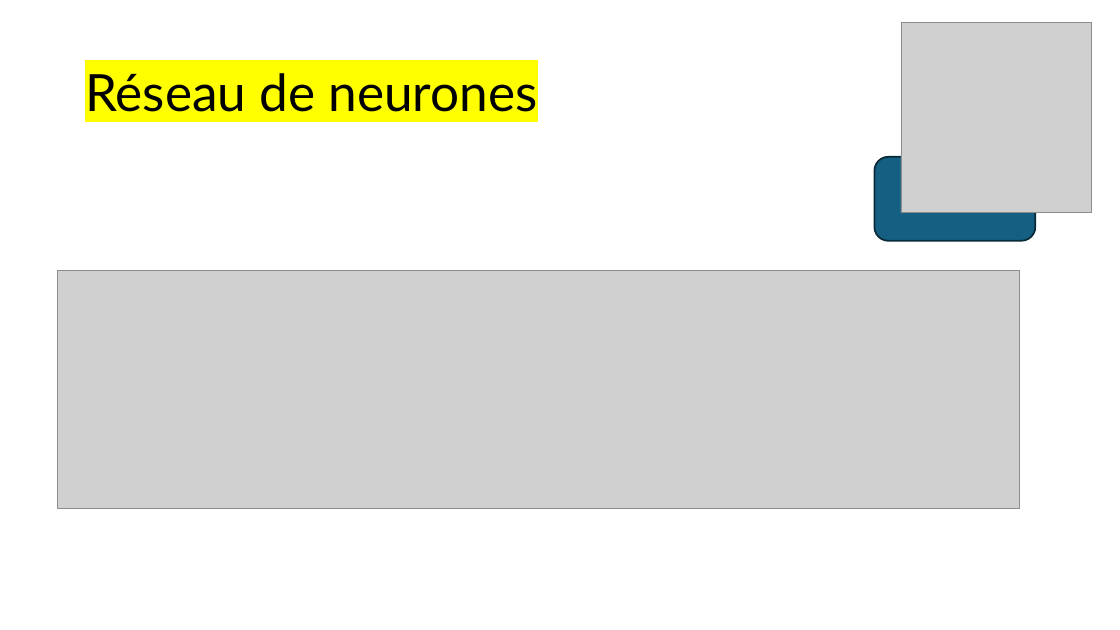
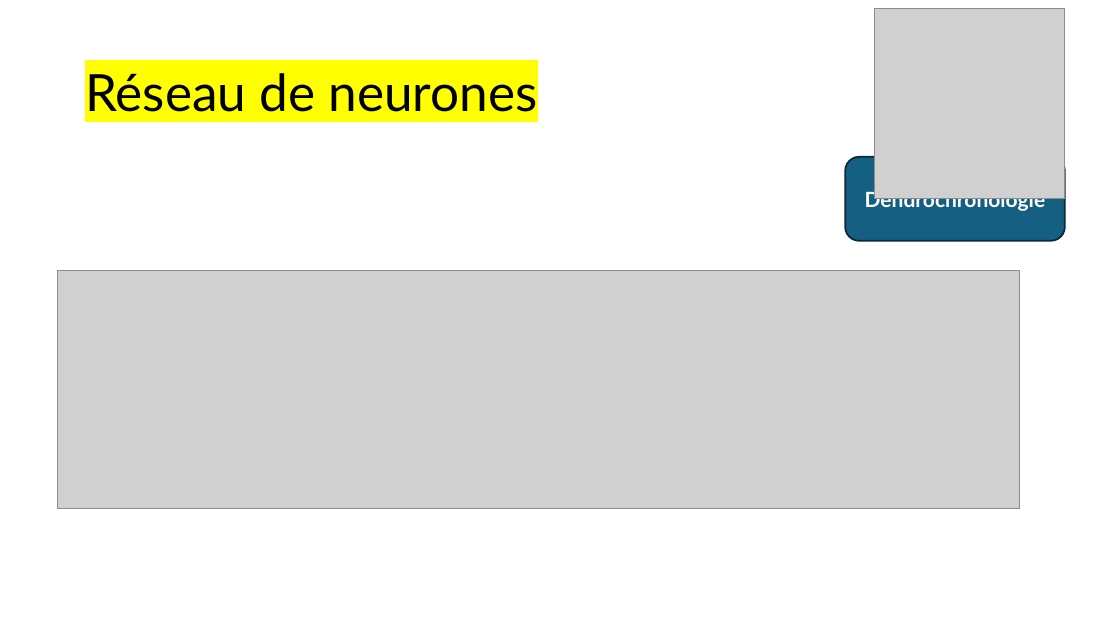
Before and after one commit to maxime-sfn/paleoclimat, a slide deck: slide 21 of PALEOCLIMATOLOGIE_presentation_DU_PROEJET.pptx. Drawn at 1120x630 pixels with LibreOffice and Linux fonts; fonts in the diff are those of the drawing; grey boxes stand for pictures. Boxes give left, top, right and bottom in pixels: in the first picture for what was removed or moved away, otherwise in the second. Text is boxed around its words. In the diff, an @@ line names an element or a change of style, - is before the commit and + after.

```diff
--- a/PALEOCLIMATOLOGIE_presentation_DU_PROEJET.pptx
+++ b/PALEOCLIMATOLOGIE_presentation_DU_PROEJET.pptx
@@ picture: place and size @@
-picture at (902, 22, 1091, 212)
+picture at (875, 8, 1065, 198)
@@ rounded rectangle "Dendrochronologie": place and size @@
-rounded rectangle "Dendrochronologie" at (875, 157, 1036, 241)
+rounded rectangle "Dendrochronologie" at (845, 157, 1065, 241)
@@ text in rounded rectangle at (865, 188, 1046, 211): text added @@
+Dendrochronologie
```
Also in this commit, not shown: 17 other slides changed.
